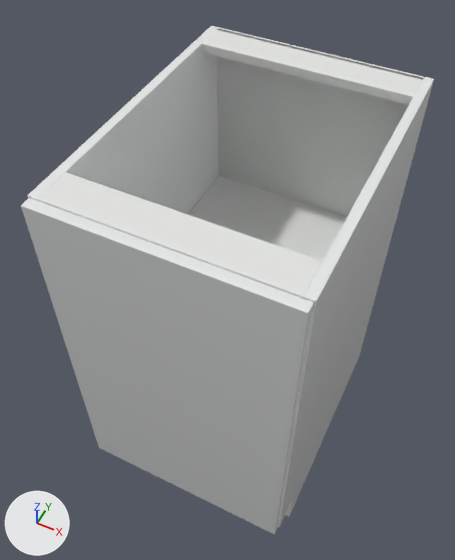
One commit to the glTF model storefront/public/cabinet-inventory/models/bvc-2400.glb: the scene before it, then after it.
One viewpoint serves both versions: a camera (50 mm lens) standing at (0.586, -1.098, 1.49) and looking at (0.179, -0.285, 0.474). The axes (+X, +Y, +Z) are drawn at lower left. The lights are the same throughout. The older version comes first. Where no turn or scale is listed for an object, it has been applied to the vertices.

The scene before the commit, as lines of its bpy script (objects in view):
```python
me_cube_004 = bpy.data.meshes.new('Cube.004')
me_cube_004.from_pydata(...)  # 56 vertices, 108 faces; spans x -0.211..0.211, y -0.006..0.006, z -0.438..0.438
me_cube_004.materials.append(mat_cabinet_interior___visual_interpretation)  # white #e5e6e3
me_cube_009 = bpy.data.meshes.new('Cube.009')
me_cube_009.from_pydata(...)  # 56 vertices, 108 faces; spans x -0.226..0.226, y -0.01..0.01, z -0.378..0.378
me_cube_009.materials.append(mat_supplier_finish___gloss_white)  # white #eaebec
me_cube_010 = bpy.data.meshes.new('Cube.010')
me_cube_010.from_pydata(...)  # 56 vertices, 108 faces; spans x -0.209..0.209, y -0.275..0.275, z -0.009..0.009
me_cube_010.materials.append(mat_cabinet_interior___visual_interpretation)  # white #e5e6e3
ob_adjustable_shelf = bpy.data.objects.new('Adjustable shelf', me_cube_010)
ob_adjustable_shelf.location = (0.229, -0.285, 0.495)
ob_cabinet_back = bpy.data.objects.new('Cabinet back', me_cube_004)
ob_cabinet_back.location = (0.229, -0.006, 0.438)
ob_door = bpy.data.objects.new('Door', me_cube_009)
ob_door.location = (0.229, -0.6, 0.495)
# also in view: 'Cabinet side' at (0.009, -0.295, 0.495); 'Cabinet side.001' at (0.448, -0.295, 0.495); 'Recessed side plinth.001' at (0.448, -0.257, 0.057); 'Top support rail.001' at (0.229, -0.555, 0.867); 'Top support rail' at (0.229, -0.04, 0.867)
```
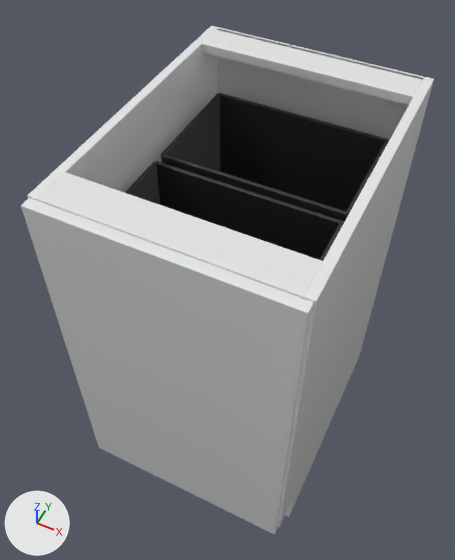
Location of each change, (x1, y1, x2, y2) in pixels of the pictures (455 x 560 px):
'Trash bin wall.007', added (black): after (219, 93, 388, 211)
'Trash bin wall.003', added (black): after (156, 161, 343, 260)
'Adjustable shelf', deleted: before (188, 176, 347, 261)
'Trash bin wall.004', added (black): after (161, 93, 220, 171)
'Trash bin wall.006', added: after (162, 154, 348, 223)
'Trash bin wall', added (black): after (125, 162, 160, 205)
'Trash bin wall.005', added: after (346, 140, 389, 217)
'Trash bin wall.001', added (mostly hidden): after (320, 223, 344, 261)
'Cabinet back', unchanged, covered by the edit: before (217, 27, 424, 217); after (217, 27, 424, 140)

Edits to the bpy script that builds the scene:
```text
Add mat_adjustable_polymer_feet:
    mat_adjustable_polymer_feet = principled_material('Adjustable polymer feet')
    mat_adjustable_polymer_feet.base_color = (0.024, 0.026, 0.027)  # black #2b2d2e
    mat_adjustable_polymer_feet.roughness = 0.42
Add me_cube_022:
    me_cube_022.from_pydata(...)  # 56 vertices, 108 faces; spans x -0.182..0.182, y -0.004..0.004, z -0.291..0.291
    me_cube_022.materials.append(mat_adjustable_polymer_feet)  # black #2b2d2e
Add me_cube_020:
    me_cube_020.from_pydata(...)  # 56 vertices, 108 faces; spans x -0.004..0.004, y -0.116..0.116, z -0.291..0.291
    me_cube_020.materials.append(mat_adjustable_polymer_feet)  # black #2b2d2e
Remove ob_adjustable_shelf:
    ob_adjustable_shelf = bpy.data.objects.new('Adjustable shelf', me_cube_010)
    ob_adjustable_shelf.location = (0.229, -0.285, 0.495)
Add ob_trash_bin_wall_007:
    ob_trash_bin_wall_007 = bpy.data.objects.new('Trash bin wall.007', me_cube_022)
    ob_trash_bin_wall_007.location = (0.229, -0.06, 0.475)
Add ob_trash_bin_wall_006:
    ob_trash_bin_wall_006 = bpy.data.objects.new('Trash bin wall.006', me_cube_022.copy())
    ob_trash_bin_wall_006.location = (0.229, -0.292, 0.475)
Add ob_trash_bin_wall_005:
    ob_trash_bin_wall_005 = bpy.data.objects.new('Trash bin wall.005', me_cube_020)
    ob_trash_bin_wall_005.location = (0.411, -0.176, 0.475)
Add ob_trash_bin_wall_004:
    ob_trash_bin_wall_004 = bpy.data.objects.new('Trash bin wall.004', me_cube_020.copy())
    ob_trash_bin_wall_004.location = (0.047, -0.176, 0.475)
Add ob_trash_bin_wall_003:
    ob_trash_bin_wall_003 = bpy.data.objects.new('Trash bin wall.003', me_cube_022.copy())
    ob_trash_bin_wall_003.location = (0.229, -0.317, 0.475)
Add ob_trash_bin_wall_001:
    ob_trash_bin_wall_001 = bpy.data.objects.new('Trash bin wall.001', me_cube_020.copy())
    ob_trash_bin_wall_001.location = (0.411, -0.433, 0.475)
Add ob_trash_bin_wall:
    ob_trash_bin_wall = bpy.data.objects.new('Trash bin wall', me_cube_020.copy())
    ob_trash_bin_wall.location = (0.047, -0.433, 0.475)
```
